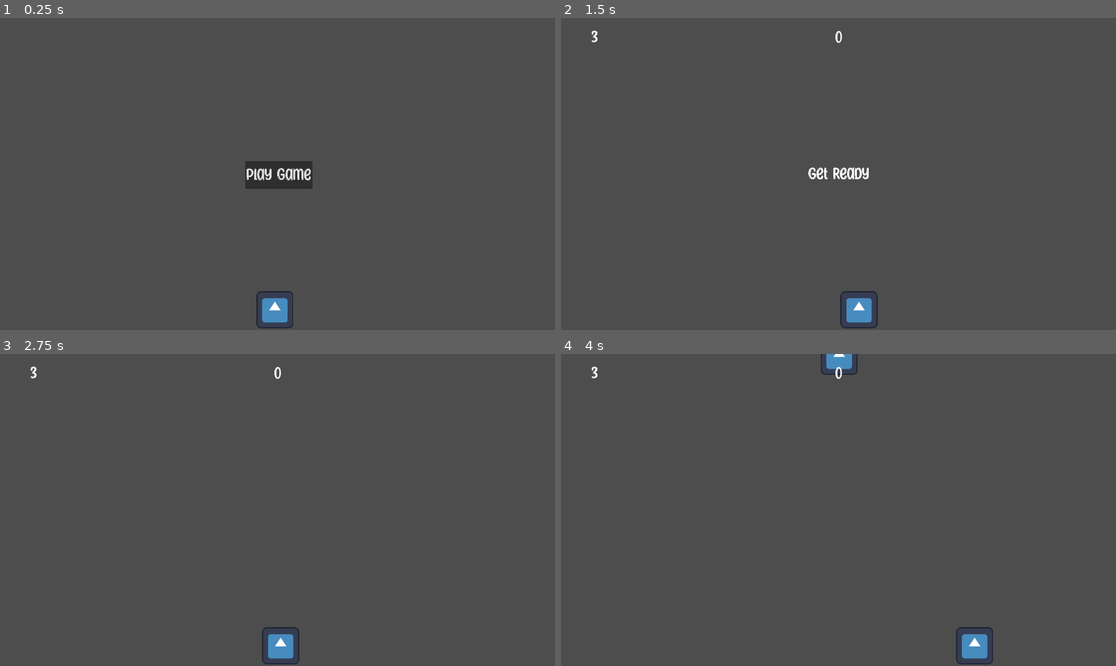
Above: before the commit, frames 1-4 (two rows, left to right).
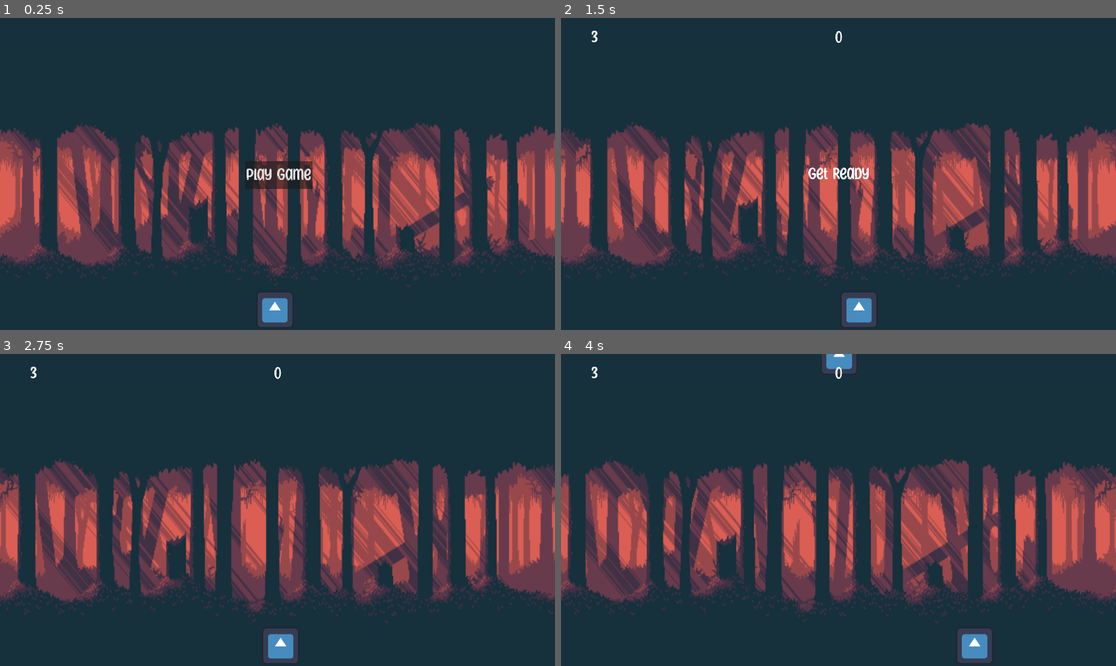
Above: after the commit, the same moments.

Repository: Christer-Bjoerk/Gathering_Leaves_GDScript
Game: Godot game, scene res://Scenes/main.tscn
Same seed, same stepped clock (60 frames per second), same inputs: the game is played once before the commit and once after it. The engine's default icon, where the game draws it, is replaced by a stand-in: a white triangle on a blue panel in a dark square.
Inputs:
- Up to frame 1 (0.25 s): no input
- Up to frame 2 (1.5 s): click "Play Game" at 0.5 s; hold D (move_right) from 1.28 s (still down)
- Up to frame 3 (2.75 s): release D (move_right) at 2.03 s; hold A (move_left) from 2.03 s (still down)
- Up to frame 4 (4 s): release A (move_left) at 2.78 s; hold D (move_right) from 2.78 s (still down)

The runs differ from the first frame. In frame 1, 95% of the frame differs, in the area x 0-100%, y 0-100%; in frame 2, 96%; in frame 3, 96%; in frame 4, 95%.

Commit message:
Parallax background

Diff:
--- a/Scenes/main.tscn
+++ b/Scenes/main.tscn
@@ -1,9 +1,10 @@
-[gd_scene load_steps=6 format=3 uid="uid://cwqx4suc8kxgu"]
+[gd_scene load_steps=7 format=3 uid="uid://cwqx4suc8kxgu"]
 
 [ext_resource type="Script" path="res://Scenes/main.gd" id="1_1vsa8"]
 [ext_resource type="PackedScene" uid="uid://dfnkgugeprrw5" path="res://Scenes/player.tscn" id="1_ac6de"]
 [ext_resource type="PackedScene" uid="uid://bnh0lssk3dimv" path="res://Scenes/obstacle.tscn" id="2_5r0ki"]
 [ext_resource type="PackedScene" uid="uid://c0gshq4ijbxp5" path="res://Scenes/hud.tscn" id="4_lf1d7"]
+[ext_resource type="PackedScene" uid="uid://f7uy1i17aeda" path="res://Scenes/parallax_background.tscn" id="5_yennm"]
 
 [sub_resource type="Curve2D" id="Curve2D_p3whg"]
 _data = {
@@ -27,6 +28,8 @@
 
 [node name="HUD" parent="." instance=ExtResource("4_lf1d7")]
 
+[node name="ParallaxBackground" parent="." instance=ExtResource("5_yennm")]
+
 [connection signal="updateScore" from="Player" to="." method="_on_player_update_score"]
 [connection signal="timeout" from="ObstacleTimer" to="." method="_on_obstacle_timer_timeout"]
 [connection signal="game_over" from="HUD" to="." method="_on_hud_game_over"]
--- /dev/null
+++ b/Scenes/parallax_background.tscn
@@ -0,0 +1,50 @@
+[gd_scene load_steps=6 format=3 uid="uid://f7uy1i17aeda"]
+
+[ext_resource type="Texture2D" uid="uid://biylsu7u08m11" path="res://Assets/Art/parallax-demon-woods-close-trees.png" id="1_4dvx7"]
+[ext_resource type="Script" path="res://Scripts/parallax_background.gd" id="1_bw8ff"]
+[ext_resource type="Texture2D" uid="uid://dhfuq28ikfo2v" path="res://Assets/Art/parallax-demon-woods-bg.png" id="2_ektcq"]
+[ext_resource type="Texture2D" uid="uid://cp1ek1rj48j3b" path="res://Assets/Art/parallax-demon-woods-far-trees.png" id="3_jm0ow"]
+[ext_resource type="Texture2D" uid="uid://cphcqkjxunse2" path="res://Assets/Art/parallax-demon-woods-mid-trees.png" id="4_waax7"]
+
+[node name="Parallax" type="ParallaxBackground"]
+script = ExtResource("1_bw8ff")
+
+[node name="Background" type="ParallaxLayer" parent="."]
+texture_repeat = 2
+position = Vector2(1, 0)
+motion_mirroring = Vector2(1915, 0)
+
+[node name="Sprite2D" type="Sprite2D" parent="Background"]
+position = Vector2(961.189, 540)
+scale = Vector2(3.99505, 3.97059)
+texture = ExtResource("2_ektcq")
+
+[node name="FarTrees" type="ParallaxLayer" parent="."]
+texture_repeat = 2
+motion_scale = Vector2(0.2, 0.2)
+motion_mirroring = Vector2(1920, 0)
+
+[node name="Sprite2D" type="Sprite2D" parent="FarTrees"]
+position = Vector2(964, 544)
+scale = Vector2(3.25676, 4)
+texture = ExtResource("3_jm0ow")
+
+[node name="MidTrees" type="ParallaxLayer" parent="."]
+texture_repeat = 2
+motion_scale = Vector2(0.5, 0.5)
+motion_mirroring = Vector2(1920, 0)
+
+[node name="Sprite2D" type="Sprite2D" parent="MidTrees"]
+position = Vector2(964, 544)
+scale = Vector2(3.25676, 4)
+texture = ExtResource("4_waax7")
+
+[node name="CloseTrees" type="ParallaxLayer" parent="."]
+texture_repeat = 2
+motion_scale = Vector2(0.3, 0.3)
+motion_mirroring = Vector2(1920, 0)
+
+[node name="Sprite2D" type="Sprite2D" parent="CloseTrees"]
+position = Vector2(964, 544)
+scale = Vector2(3.25676, 4)
+texture = ExtResource("1_4dvx7")
--- /dev/null
+++ b/Scripts/parallax_background.gd
@@ -0,0 +1,6 @@
+extends ParallaxBackground
+
+@export var background_speed = 100
+
+func _process(delta):
+	scroll_base_offset.x -= background_speed * delta
Binary file added: Assets/Art/parallax-demon-woods-bg.png
Not shown, added: Assets/Art/parallax-demon-woods-bg.png.import
Binary file added: Assets/Art/parallax-demon-woods-close-trees.png
Not shown, added: Assets/Art/parallax-demon-woods-close-trees.png.import
Binary file added: Assets/Art/parallax-demon-woods-far-trees.png
Not shown, added: Assets/Art/parallax-demon-woods-far-trees.png.import
Binary file added: Assets/Art/parallax-demon-woods-mid-trees.png
Not shown, added: Assets/Art/parallax-demon-woods-mid-trees.png.import
